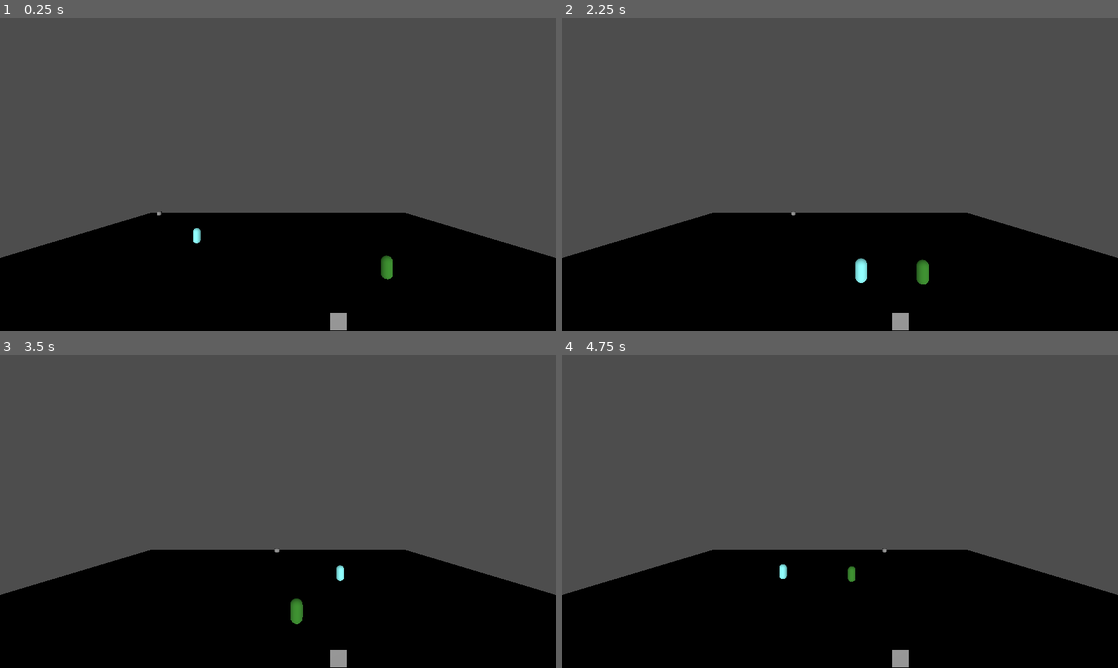
Above: before the commit, frames 1-4 (two rows, left to right).
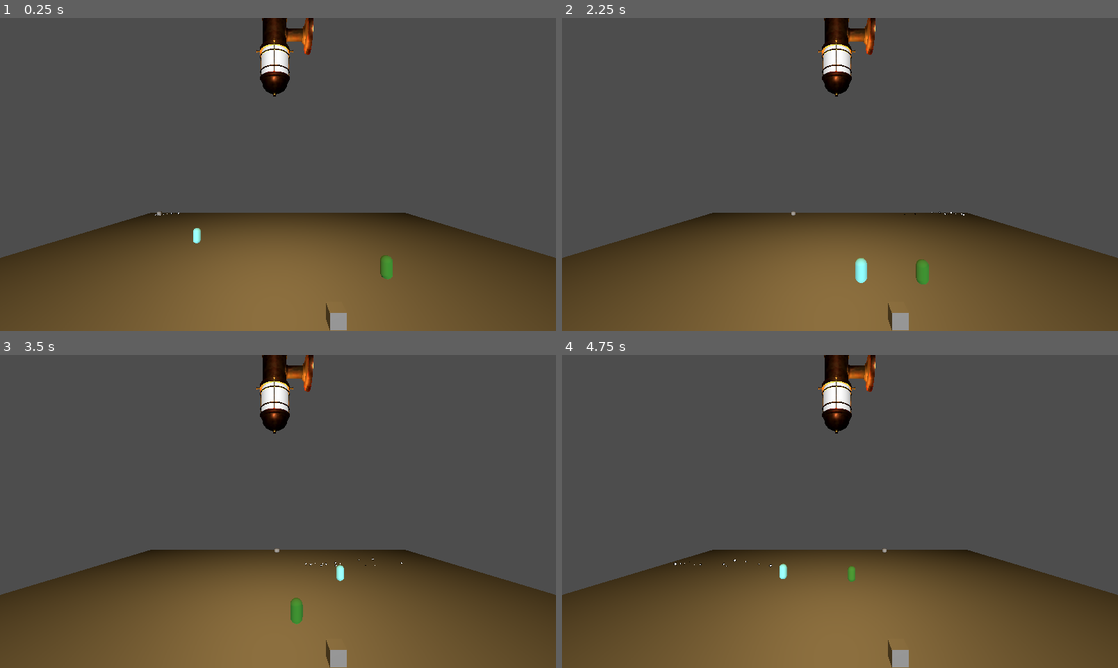
Above: after the commit, the same moments.

Repository: FlyingCowMaster/Shared-Custody
Game: Godot game, scene res://scenes/main.tscn
Two runs of this game, one before a commit and one after it. Both use one fixed random seed, a clock stepped at 60 frames per second and the inputs below.
Inputs:
- Up to frame 1 (0.25 s): no input
- Up to frame 2 (2.25 s): tap Enter at 0.5 s; hold D (move_right) 0.53-1.28 s; hold Shift (possesion) 0.53-1.28 s; hold S (move_down) 1.28-2.03 s; tap Down (move_down2) at 1.35 s; tap Shift (possesion) at 1.55 s; hold D (move_right) from 2.03 s (still down); hold Left (move_left2) from 2.03 s (still down)
- Up to frame 3 (3.5 s): tap Shift (possesion) at 2.3, 3.05 s; release D (move_right) at 2.78 s; release Left (move_left2) at 2.78 s; hold W (move_up) from 2.78 s (still down); tap Right (move_right2) at 2.85 s
- Up to frame 4 (4.75 s): release W (move_up) at 3.53 s; hold Up (move_up2) 3.53-4.28 s; hold A (move_left) from 3.53 s (still down); tap Shift (possesion) at 3.8, 4.35 s

The runs differ from the first frame. In frame 1, 35% of the frame differs, in the area x 0-100%, y 0-100%; in frame 2, 35%; in frame 3, 35%; in frame 4, 35%.

Commit message:
Particles & Pathways

Diff:
--- a/shared-custody/project.godot
+++ b/shared-custody/project.godot
@@ -17,6 +17,8 @@
 
 [display]
 
+window/size/viewport_width=1920
+window/size/viewport_height=1080
 window/stretch/mode="viewport"
 
 [dotnet]
@@ -72,7 +74,7 @@
 "events": [Object(InputEventKey,"resource_local_to_scene":false,"resource_name":"","device":-1,"window_id":0,"alt_press …(195 unchanged characters)…
 ]
 }
-possesion={
+possesion1={
 "deadzone": 0.2,
 "events": [Object(InputEventKey,"resource_local_to_scene":false,"resource_name":"","device":-1,"window_id":0,"alt_press …(195 unchanged characters)…
 ]
@@ -82,7 +84,7 @@
 "events": [Object(InputEventKey,"resource_local_to_scene":false,"resource_name":"","device":-1,"window_id":0,"alt_press …(195 unchanged characters)…
 ]
 }
-possesion1={
+possesion={
 "deadzone": 0.2,
 "events": [Object(InputEventKey,"resource_local_to_scene":false,"resource_name":"","device":-1,"window_id":0,"alt_press …(195 unchanged characters)…
 ]
--- /dev/null
+++ b/shared-custody/scenes/assets/baby_particle_path_follower.tscn
@@ -0,0 +1,39 @@
+[gd_scene load_steps=5 format=3 uid="uid://b02lgthkhoxeo"]
+
+[sub_resource type="ParticleProcessMaterial" id="ParticleProcessMaterial_km48i"]
+spread = 180.0
+initial_velocity_max = 5.0
+scale_min = 0.0
+scale_max = 0.29999998
+
+[sub_resource type="StandardMaterial3D" id="StandardMaterial3D_135pt"]
+render_priority = 1
+transparency = 1
+shading_mode = 0
+albedo_color = Color(0, 0, 0, 1)
+grow = true
+grow_amount = 0.245
+stencil_mode = 3
+stencil_flags = 1
+stencil_compare = 5
+metadata/_stencil_owned = true
+
+[sub_resource type="StandardMaterial3D" id="StandardMaterial3D_4kmhl"]
+next_pass = SubResource("StandardMaterial3D_135pt")
+shading_mode = 0
+diffuse_mode = 3
+stencil_mode = 1
+stencil_flags = 2
+stencil_outline_thickness = 0.245
+
+[sub_resource type="SphereMesh" id="SphereMesh_4bm4s"]
+material = SubResource("StandardMaterial3D_4kmhl")
+
+[node name="ParticlePathFollower" type="PathFollow3D"]
+transform = Transform3D(0.00049824023, 0, -0.99997807, 0, 1, 0, 0.99997807, 0, 0.00049824023, 0.30995178, -1.168251e-05, 0.06291199)
+
+[node name="BabyTrail" type="GPUParticles3D" parent="."]
+amount = 50
+trail_lifetime = 3.0
+process_material = SubResource("ParticleProcessMaterial_km48i")
+draw_pass_1 = SubResource("SphereMesh_4bm4s")
--- a/shared-custody/scenes/level1.tscn
+++ b/shared-custody/scenes/level1.tscn
@@ -1,8 +1,10 @@
-[gd_scene load_steps=5 format=3 uid="uid://cpr3bn875rien"]
+[gd_scene load_steps=7 format=3 uid="uid://cpr3bn875rien"]
 
+[ext_resource type="Script" uid="uid://btbdogsrkdv8t" path="res://scripts/event_manager.gd" id="1_dwgg1"]
 [ext_resource type="PackedScene" uid="uid://bs0tan5nouunp" path="res://scenes/characters/baby.tscn" id="1_m7ahb"]
 [ext_resource type="PackedScene" uid="uid://diirsbe27rlth" path="res://scenes/characters/father.tscn" id="2_dwgg1"]
 [ext_resource type="PackedScene" uid="uid://bvs4oj4gdilar" path="res://scenes/characters/mother.tscn" id="3_ru4tf"]
+[ext_resource type="PackedScene" uid="uid://b02lgthkhoxeo" path="res://scenes/assets/baby_particle_path_follower.tscn" id="5_ru4tf"]
 
 [sub_resource type="Curve3D" id="Curve3D_m7ahb"]
 _data = {
@@ -12,6 +14,7 @@
 point_count = 13
 
 [node name="Level 1" type="Node"]
+script = ExtResource("1_dwgg1")
 
 [node name="Camera3D" type="Camera3D" parent="."]
 transform = Transform3D(1, 0, 0, 0, 1, 0, 0, 0, 1, 0, 7.9720917, 17.727484)
@@ -84,3 +87,6 @@
 node_path = NodePath("../../..")
 enter_method = "test"
 exit_method = "test"
+
+[node name="ParticlePathFollower" parent="Path3D" instance=ExtResource("5_ru4tf")]
+transform = Transform3D(0.0013752434, 0, -0.99997723, 0, 1, 0, 0.99997723, 0, 0.0013752434, 0.40703064, -1.168251e-05, 4.4476357)
--- a/shared-custody/scenes/level2.tscn
+++ b/shared-custody/scenes/level2.tscn
@@ -1,8 +1,10 @@
-[gd_scene load_steps=5 format=3 uid="uid://c8alkc13kviw2"]
+[gd_scene load_steps=7 format=3 uid="uid://c8alkc13kviw2"]
 
+[ext_resource type="Script" uid="uid://btbdogsrkdv8t" path="res://scripts/event_manager.gd" id="1_2k3dv"]
 [ext_resource type="PackedScene" uid="uid://bs0tan5nouunp" path="res://scenes/characters/baby.tscn" id="1_4038r"]
 [ext_resource type="PackedScene" uid="uid://diirsbe27rlth" path="res://scenes/characters/father.tscn" id="2_2k3dv"]
 [ext_resource type="PackedScene" uid="uid://bvs4oj4gdilar" path="res://scenes/characters/mother.tscn" id="3_alqfr"]
+[ext_resource type="PackedScene" uid="uid://b02lgthkhoxeo" path="res://scenes/assets/baby_particle_path_follower.tscn" id="5_alqfr"]
 
 [sub_resource type="Curve3D" id="Curve3D_4038r"]
 _data = {
@@ -12,6 +14,7 @@
 point_count = 14
 
 [node name="Level 2" type="Node"]
+script = ExtResource("1_2k3dv")
 
 [node name="Camera3D" type="Camera3D" parent="."]
 transform = Transform3D(1, 0, 0, 0, 1, 0, 0, 0, 1, 0, 7.9720917, 17.727484)
@@ -76,3 +79,6 @@
 node_path = NodePath("../../..")
 enter_method = "test"
 exit_method = "test"
+
+[node name="ParticlePathFollower" parent="Path3D" instance=ExtResource("5_alqfr")]
+transform = Transform3D(-0.9999731, 0, 0.0031865402, 0, 1, 0, -0.0031865402, 0, -0.9999731, 0.30995178, -1.168251e-05, 0.06291199)
--- a/shared-custody/scenes/level3.tscn
+++ b/shared-custody/scenes/level3.tscn
@@ -1,8 +1,10 @@
-[gd_scene load_steps=5 format=3 uid="uid://hhvqqi6qehdi"]
+[gd_scene load_steps=7 format=3 uid="uid://hhvqqi6qehdi"]
 
+[ext_resource type="Script" uid="uid://btbdogsrkdv8t" path="res://scripts/event_manager.gd" id="1_jyq2n"]
 [ext_resource type="PackedScene" uid="uid://bs0tan5nouunp" path="res://scenes/characters/baby.tscn" id="1_qyetb"]
 [ext_resource type="PackedScene" uid="uid://diirsbe27rlth" path="res://scenes/characters/father.tscn" id="2_jyq2n"]
 [ext_resource type="PackedScene" uid="uid://bvs4oj4gdilar" path="res://scenes/characters/mother.tscn" id="3_7uttt"]
+[ext_resource type="PackedScene" uid="uid://b02lgthkhoxeo" path="res://scenes/assets/baby_particle_path_follower.tscn" id="5_7uttt"]
 
 [sub_resource type="Curve3D" id="Curve3D_qyetb"]
 _data = {
@@ -12,6 +14,7 @@
 point_count = 13
 
 [node name="Level 3" type="Node"]
+script = ExtResource("1_jyq2n")
 
 [node name="Camera3D" type="Camera3D" parent="."]
 transform = Transform3D(1, 0, 0, 0, 1, 0, 0, 0, 1, 0, 7.9720917, 17.727484)
@@ -62,9 +65,12 @@
 curve = SubResource("Curve3D_qyetb")
 
 [node name="PathFollow3D" type="PathFollow3D" parent="Path3D"]
-transform = Transform3D(-0.014972227, 0, -0.99985975, 0, 1, 0, 0.99985975, 0, -0.014972227, 0.30995178, -1.168251e-05, 0.06291199)
+transform = Transform3D(-0.014972219, 0, -0.9998593, 0, 1, 0, 0.9998593, 0, -0.014972219, 0.30995178, -1.168251e-05, 0.06291199)
 
 [node name="Baby" parent="Path3D/PathFollow3D" instance=ExtResource("1_qyetb")]
 node_path = NodePath("../../..")
 enter_method = "test"
 exit_method = "test"
+
+[node name="ParticlePathFollower" parent="Path3D" instance=ExtResource("5_7uttt")]
+transform = Transform3D(-0.014972321, 0, -0.99986607, 0, 1, 0, 0.99986607, 0, -0.014972321, 0.30995178, -1.168251e-05, 0.06291199)
--- a/shared-custody/scenes/level4.tscn
+++ b/shared-custody/scenes/level4.tscn
@@ -1,8 +1,10 @@
-[gd_scene load_steps=5 format=3 uid="uid://b1kedhuodfydf"]
+[gd_scene load_steps=7 format=3 uid="uid://b1kedhuodfydf"]
 
 [ext_resource type="PackedScene" uid="uid://bs0tan5nouunp" path="res://scenes/characters/baby.tscn" id="1_8y2od"]
+[ext_resource type="Script" uid="uid://btbdogsrkdv8t" path="res://scripts/event_manager.gd" id="1_u23xw"]
 [ext_resource type="PackedScene" uid="uid://diirsbe27rlth" path="res://scenes/characters/father.tscn" id="2_u23xw"]
 [ext_resource type="PackedScene" uid="uid://bvs4oj4gdilar" path="res://scenes/characters/mother.tscn" id="3_kq3r6"]
+[ext_resource type="PackedScene" uid="uid://b02lgthkhoxeo" path="res://scenes/assets/baby_particle_path_follower.tscn" id="5_kq3r6"]
 
 [sub_resource type="Curve3D" id="Curve3D_8y2od"]
 _data = {
@@ -12,6 +14,7 @@
 point_count = 22
 
 [node name="Level 4" type="Node"]
+script = ExtResource("1_u23xw")
 
 [node name="Camera3D" type="Camera3D" parent="."]
 transform = Transform3D(1, 0, 0, 0, 1, 0, 0, 0, 1, 0, 7.9720917, 17.727484)
@@ -54,9 +57,12 @@
 curve = SubResource("Curve3D_8y2od")
 
 [node name="PathFollow3D" type="PathFollow3D" parent="Path3D"]
-transform = Transform3D(-0.9993304, 0, 0.03563066, 0, 1, 0, -0.03563066, 0, -0.9993304, 0.30995178, -1.168251e-05, 0.06291199)
+transform = Transform3D(-0.99933, 0, 0.035630643, 0, 1, 0, -0.035630643, 0, -0.99933, 0.30995178, -1.168251e-05, 0.06291199)
 
 [node name="Baby" parent="Path3D/PathFollow3D" instance=ExtResource("1_8y2od")]
 node_path = NodePath("../../..")
 enter_method = "test"
 exit_method = "test"
+
+[node name="ParticlePathFollower" parent="Path3D" instance=ExtResource("5_kq3r6")]
+transform = Transform3D(-0.99934316, 0, 0.035631113, 0, 1, 0, -0.035631113, 0, -0.99934316, 0.30995178, -1.168251e-05, 0.06291199)
--- a/shared-custody/scenes/main.tscn
+++ b/shared-custody/scenes/main.tscn
@@ -1,11 +1,13 @@
-[gd_scene load_steps=10 format=3 uid="uid://dskd24wir2iks"]
+[gd_scene load_steps=12 format=3 uid="uid://dskd24wir2iks"]
 
-[ext_resource type="Script" uid="uid://btbdogsrkdv8t" path="res://Scripts/event_manager.gd" id="1_jyhfs"]
-[ext_resource type="PackedScene" uid="uid://bcvk4mbr8dhvx" path="res://scenes/baby_collider.tscn" id="2_tbgi4"]
+[ext_resource type="Script" uid="uid://btbdogsrkdv8t" path="res://scripts/event_manager.gd" id="1_jyhfs"]
+[ext_resource type="PackedScene" uid="uid://bcvk4mbr8dhvx" path="res://scenes/assets/baby_collider.tscn" id="2_tbgi4"]
 [ext_resource type="PackedScene" uid="uid://diirsbe27rlth" path="res://scenes/characters/father.tscn" id="3_jyhfs"]
 [ext_resource type="PackedScene" uid="uid://bs0tan5nouunp" path="res://scenes/characters/baby.tscn" id="3_sugp2"]
-[ext_resource type="PackedScene" uid="uid://bvs4oj4gdilar" path="res://scenes/mother.tscn" id="4_tbgi4"]
-[ext_resource type="PackedScene" uid="uid://hyrdcbf6duxy" path="res://scenes/box.tscn" id="6_tefeu"]
+[ext_resource type="PackedScene" uid="uid://b02lgthkhoxeo" path="res://scenes/assets/baby_particle_path_follower.tscn" id="4_o6xl0"]
+[ext_resource type="PackedScene" uid="uid://bvs4oj4gdilar" path="res://scenes/characters/mother.tscn" id="4_tbgi4"]
+[ext_resource type="PackedScene" uid="uid://hyrdcbf6duxy" path="res://scenes/assets/box.tscn" id="6_tefeu"]
+[ext_resource type="PackedScene" path="res://scenes/light_bulb.tscn" id="7_tipki"]
 
 [sub_resource type="BoxShape3D" id="BoxShape3D_o5qli"]
 size = Vector3(60, 2, 60)
@@ -50,12 +52,15 @@
 curve = SubResource("Curve3D_sugp2")
 
 [node name="PathFollow3D" type="PathFollow3D" parent="Path3D"]
-transform = Transform3D(-0.0018760097, 0, -0.99998254, 0, 1, 0, 0.99998254, 0, -0.0018760097, 0.063165665, 1.7166138e-05, 0.0074710846)
+transform = Transform3D(-0.0018760092, 0, -0.9999822, 0, 1, 0, 0.9999822, 0, -0.0018760092, 0.063165665, 1.7166138e-05, 0.0074710846)
 
 [node name="Baby" parent="Path3D/PathFollow3D" instance=ExtResource("3_sugp2")]
 node_path = NodePath("../../..")
 enter_method = "test"
 exit_method = "test"
+
+[node name="ParticlePathFollower" parent="Path3D" instance=ExtResource("4_o6xl0")]
+transform = Transform3D(-0.0018759981, 0, -0.9999763, 0, 1, 0, 0.9999763, 0, -0.0018759981, 0.063165665, 1.7166138e-05, 0.0074710846)
 
 [node name="Father" parent="." instance=ExtResource("3_jyhfs")]
 transform = Transform3D(1, 0, 0, 0, 1, 0, 0, 0, 1, 9.355113, 1, 0.11585617)
@@ -63,6 +68,9 @@
 [node name="Mother" parent="." instance=ExtResource("4_tbgi4")]
 transform = Transform3D(1, 0, 0, 0, 1, 0, 0, 0, 1, -10.617932, 1, -9.038626)
 
+[node name="LightBulb" parent="." instance=ExtResource("7_tipki")]
+transform = Transform3D(-50, -7.54979e-06, 0, 7.54979e-06, -50, 0, 0, 0, 50, 0, 19.106201, 0)
+
 [node name="box" parent="." instance=ExtResource("6_tefeu")]
 transform = Transform3D(1, 0, 0, 0, 1, 0, 0, 0, 1, 3.4737015, 0.5, 5.4805946)
 
--- a/shared-custody/scenes/tutorial.tscn
+++ b/shared-custody/scenes/tutorial.tscn
@@ -1,7 +1,9 @@
-[gd_scene load_steps=5 format=3 uid="uid://cmjxurx3qflen"]
+[gd_scene load_steps=7 format=3 uid="uid://cmjxurx3qflen"]
 
+[ext_resource type="Script" uid="uid://btbdogsrkdv8t" path="res://scripts/event_manager.gd" id="1_4kmhl"]
 [ext_resource type="PackedScene" uid="uid://bs0tan5nouunp" path="res://scenes/characters/baby.tscn" id="1_ph3nu"]
 [ext_resource type="PackedScene" uid="uid://diirsbe27rlth" path="res://scenes/characters/father.tscn" id="2_4kmhl"]
+[ext_resource type="PackedScene" uid="uid://b02lgthkhoxeo" path="res://scenes/assets/baby_particle_path_follower.tscn" id="3_6yjpi"]
 [ext_resource type="PackedScene" uid="uid://bvs4oj4gdilar" path="res://scenes/characters/mother.tscn" id="3_cq4me"]
 
 [sub_resource type="Curve3D" id="Curve3D_6yjpi"]
@@ -12,6 +14,7 @@
 point_count = 7
 
 [node name="Tutorial" type="Node"]
+script = ExtResource("1_4kmhl")
 
 [node name="Camera3D" type="Camera3D" parent="."]
 transform = Transform3D(1, 0, 0, 0, 0.23988919, 0.9708003, 0, -0.9708003, 0.23988919, 0, 57.563366, 17.727484)
@@ -82,8 +85,13 @@
 enter_method = "test"
 exit_method = "test"
 
+[node name="ParticlePathFollower" parent="Path3D" instance=ExtResource("3_6yjpi")]
+transform = Transform3D(0.0004982295, 0, -0.99995655, 0, 1, 0, 0.99995655, 0, 0.0004982295, 0.30995178, -1.168251e-05, 0.06291199)
+
 [node name="Father" parent="." instance=ExtResource("2_4kmhl")]
 transform = Transform3D(1, 0, 0, 0, 1, 0, 0, 0, 1, 9.355113, 1, 0.11585617)
 
 [node name="Mother" parent="." instance=ExtResource("3_cq4me")]
 transform = Transform3D(1, 0, 0, 0, 1, 0, 0, 0, 1, -10.617932, 1, -9.038626)
+
+[editable path="Path3D/ParticlePathFollower"]
--- a/shared-custody/scripts/event_manager.gd
+++ b/shared-custody/scripts/event_manager.gd
@@ -1,6 +1,10 @@
 extends Node
 
+@export var babySpeed = 4.0
+@export var babyTrailSpeed = 25.0
+
 var baby: PathFollow3D
+var babyTrail: PathFollow3D
 var babyCollision: Area3D
 
 # Restart level. Can be called after a loss animation or something. I don't know.
@@ -11,12 +15,15 @@
 func _ready() -> void:
 	baby = $Path3D/PathFollow3D
 	babyCollision = $Path3D/PathFollow3D/Baby
+	babyTrail = $Path3D/ParticlePathFollower
+
 	baby.progress = 0
+	babyTrail.progress = 0
 
 # Called every frame. 'delta' is the elapsed time since the previous frame.
 func _process(delta: float) -> void:
-	const speed = 4.0
-	baby.progress += speed * delta
+	baby.progress += babySpeed * delta
+	babyTrail.progress += babyTrailSpeed * delta
 
 func test():
 	print("I did it omg")
